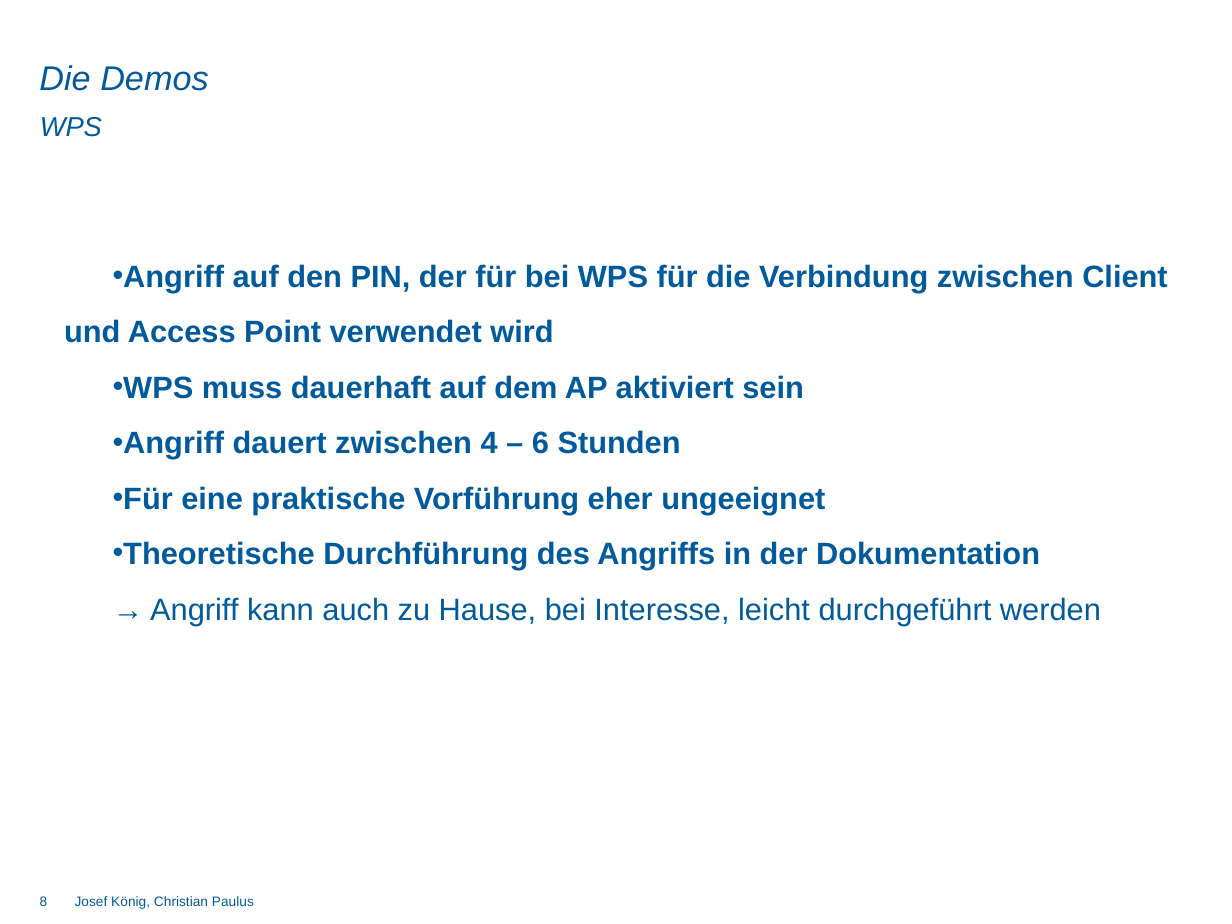
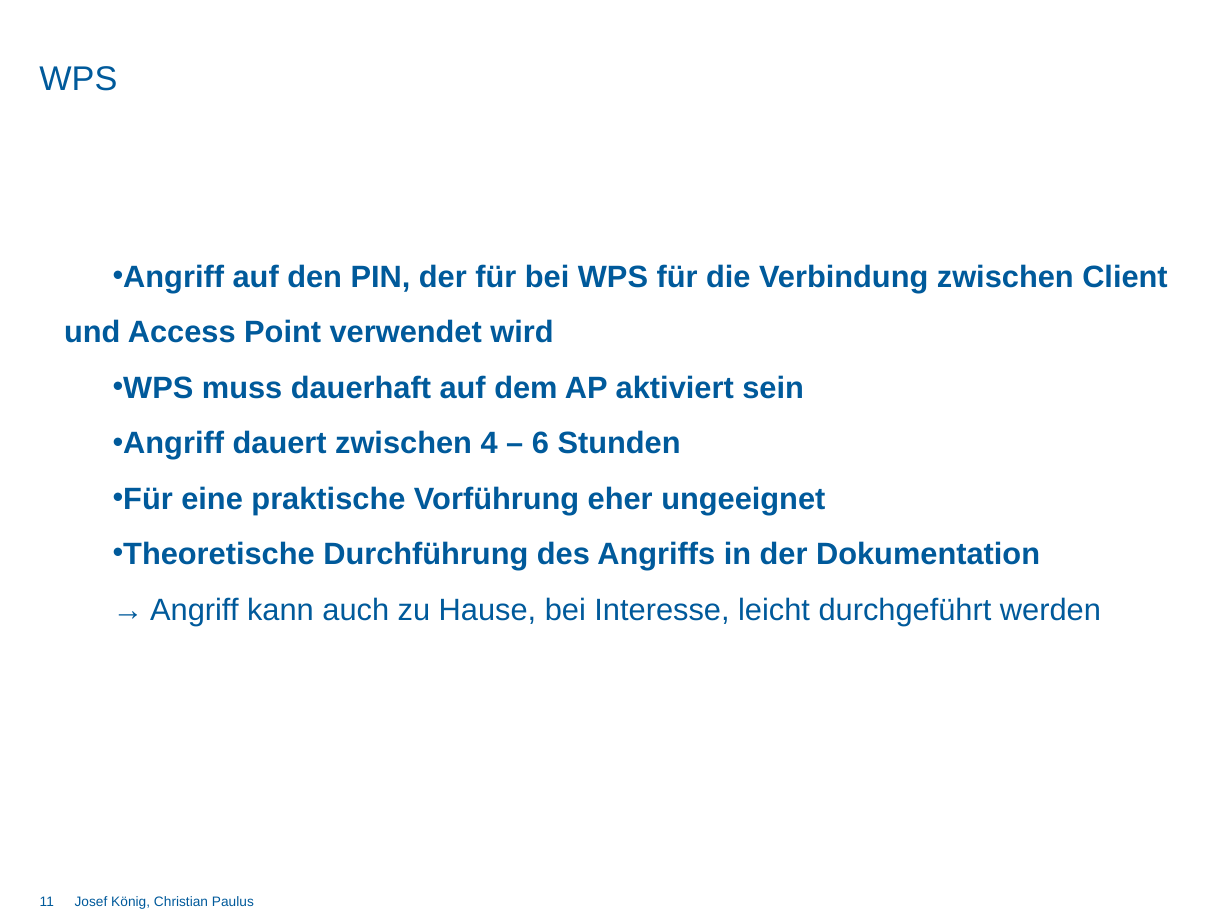
Before and after one commit to DominikSchlecht/masterProjWS15, a slide deck: slide 11 of Praesentation/Abschlusspräsentation/Endpräsentation_kurz.pptx (slide 8 before the commit). Drawn at 1232x924 pixels with LibreOffice and Linux fonts; fonts in the diff are those of the drawing; background and template pictures are left out. Boxes give left, top, right and bottom in pixels: in the first picture for what was removed or moved away, otherwise in the second. Text is boxed around its words. In the diff, an @@ line names an element or a change of style, - is before the commit and + after.

```diff
--- a/Praesentation/Abschlusspräsentation/Endpräsentation_kurz.pptx
+++ b/Praesentation/Abschlusspräsentation/Endpräsentation_kurz.pptx
@@ text "WPS": place and size @@
-text "WPS" at bbox=[40, 117, 102, 137]
+text "WPS" at bbox=[39, 66, 117, 91]
@@ text "WPS" at bbox=[39, 66, 117, 91]: size 16 to 20 pt, italic off; vertical alignment middle to top @@
@@ text removed at bbox=[39, 65, 209, 91] @@
-Die Demos
@@ page number at bbox=[40, 896, 54, 906]: text changed @@
-8
+11
```
Also in this commit, not shown: 13 other slides changed, 5 slides added, 2 slides removed.
